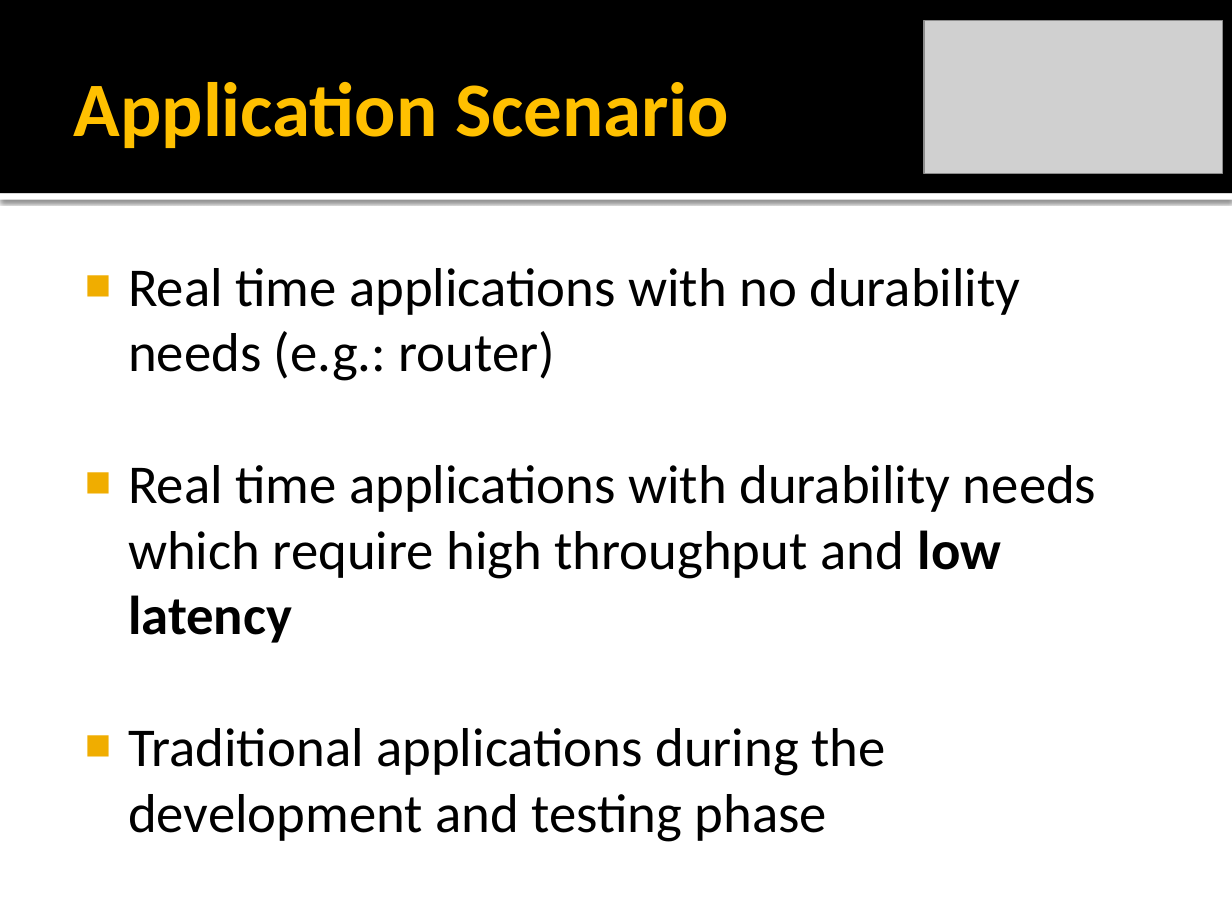
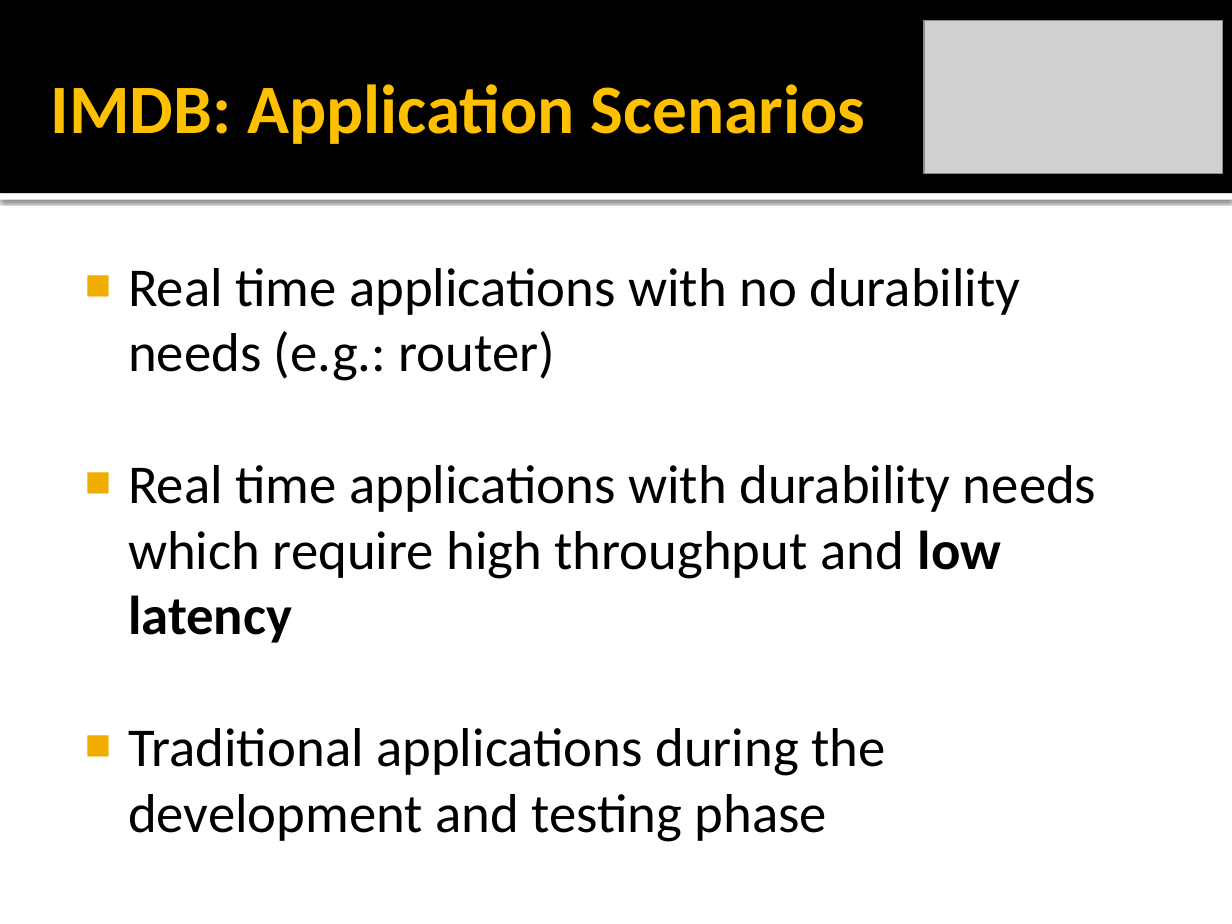
Before and after one commit to rickilama54/portable-db-bench, a slide deck: slide 3 of tesi/presentazione/Barbagallo-IMDB.pptx. Drawn at 1232x924 pixels with LibreOffice and Linux fonts; fonts in the diff are those of the drawing; grey boxes stand for pictures. Boxes give left, top, right and bottom in pixels: in the first picture for what was removed or moved away, otherwise in the second. Text is boxed around its words. In the diff, an @@ line names an element or a change of style, - is before the commit and + after.

```diff
--- a/tesi/presentazione/Barbagallo-IMDB.pptx
+++ b/tesi/presentazione/Barbagallo-IMDB.pptx
@@ title at [51,84,865,144]: text changed; size 45 to 40.5 pt @@
-Application Scenario
+IMDB: Application Scenarios
```
Also in this commit, not shown: 6 other slides changed, 3 slides added.
